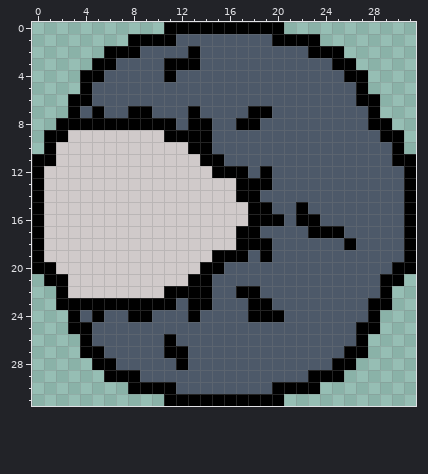
Pixel-art sprite, stored at assets/sprites/eyeMonster.png. This is how it looked before the edit.
The file is 320x320 pixels, drawn in blocks of 10x10; one block is one cell here.
The same view after the edit:
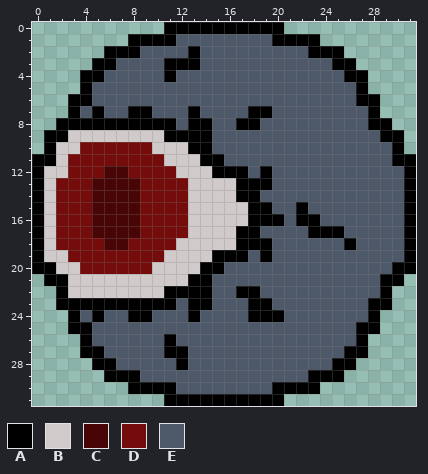
Palette (. is transparent): A #000000  B #d0caca  C #470505  D #740c0c  E #4d5969
Difference:
@@ x 0..14 @@
  9 .AABBBBBBBBAAAA
-10 .ABBBBBBBBBBBAA
-11 AABBBBBBBBBBBBA
-12 ABBBBBBBBBBBBBB
-13 ABBBBBBBBBBBBBB
-14 ABBBBBBBBBBBBBB
-15 ABBBBBBBBBBBBBB
-16 ABBBBBBBBBBBBBB
-17 ABBBBBBBBBBBBBB
-18 ABBBBBBBBBBBBBB
-19 ABBBBBBBBBBBBBB
-20 AABBBBBBBBBBBBA
+10 .ABBDDDDDDBBBAA
+11 AABDDDDDDDDBBBA
+12 ABBDDDCCDDDDBBB
+13 ABDDDCCCCDDDDBB
+14 ABDDDCCCCDDDDBB
+15 ABDDDCCCCDDDDBB
+16 ABDDDCCCCDDDDBB
+17 ABDDDCCCCDDDDBB
+18 ABDDDDCCDDDDBBB
+19 ABBDDDDDDDDBBBB
+20 AABBDDDDDDBBBBA
 21 .AABBBBBBBBBBAA
Boxes around the changes in both pictures, in picture pixels (x1, y1, x2, y2):
changed: (56, 142, 188, 274)
